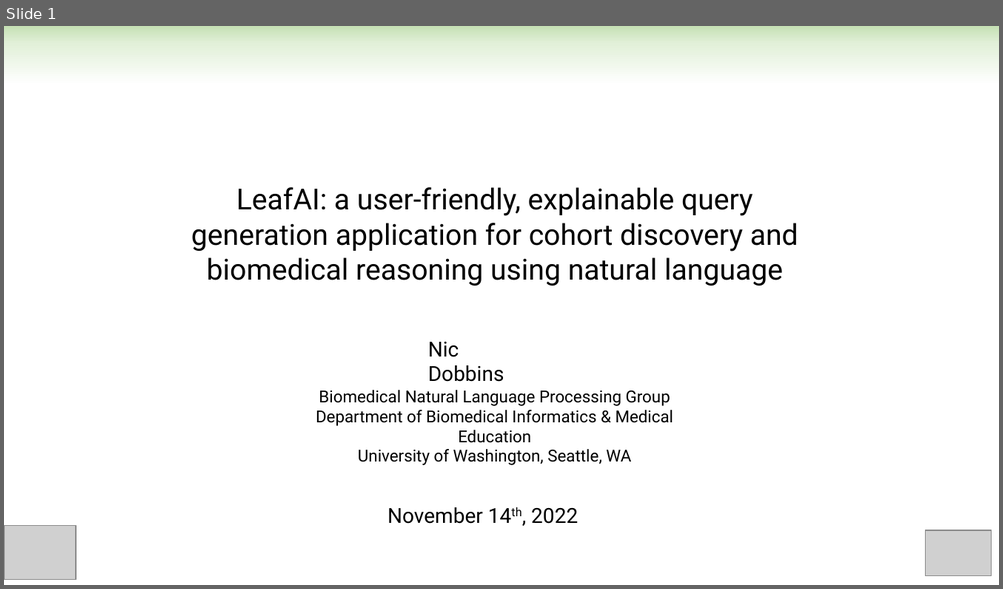
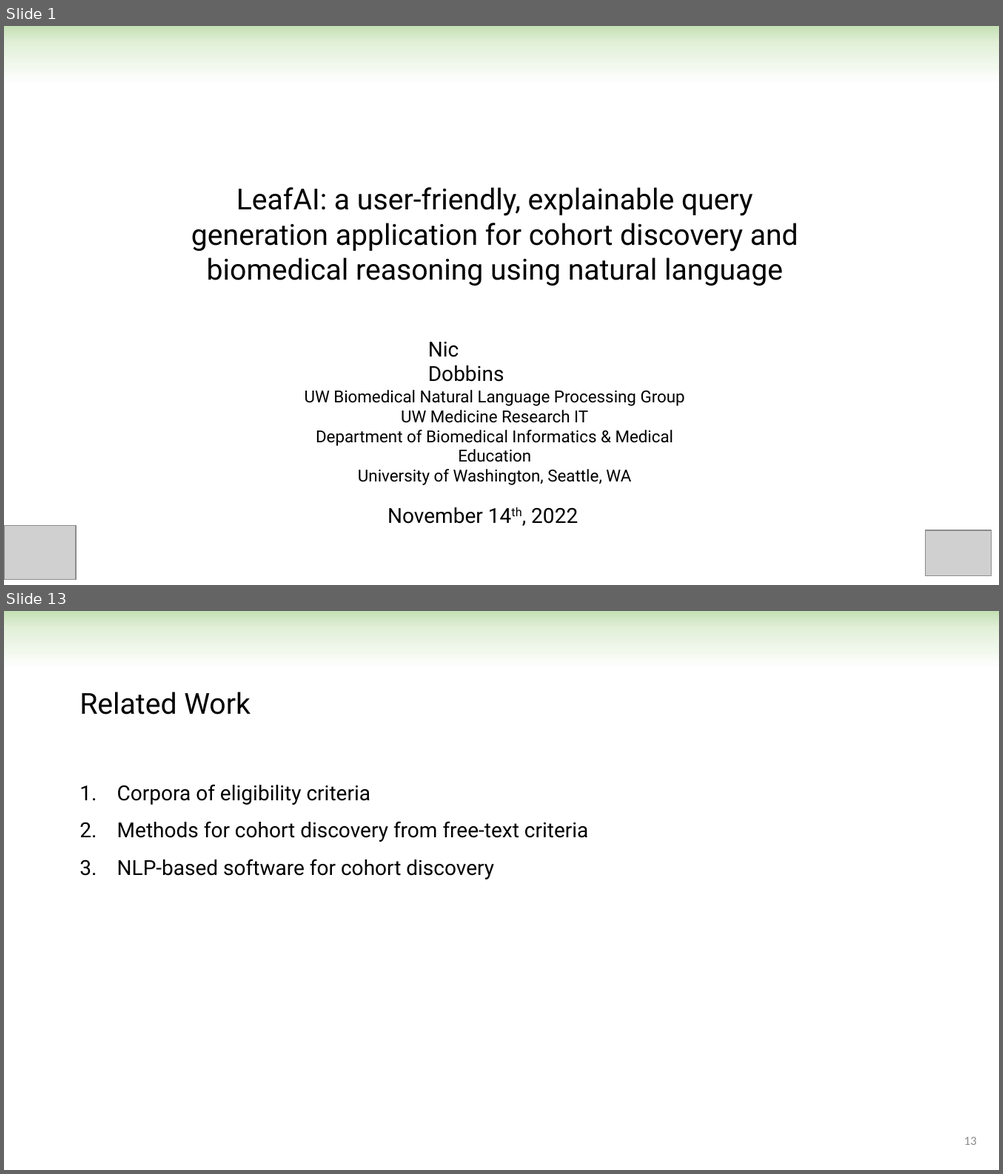
Before and after one commit to ndobb/dissertation, a slide deck: 4_general_exam/presentation/nic_dobbins_general_exam.pptx. Shown one above the other, each under a label of ours: slide 1 before the commit, slides 1 and 13 after it; the slides between them are not shown. The pictures are 1003x589 and 1003x1174 pixels, drawn with LibreOffice and Linux fonts; fonts in the diff are those of the drawing; grey boxes stand for pictures. Boxes give left, top, right and bottom in pixels: in the first picture for what was removed or moved away, otherwise in the second. Text is boxed around its words. In the diff, an @@ line names an element or a change of style, - is before the commit and + after.

```diff
--- a/4_general_exam/presentation/nic_dobbins_general_exam.pptx
+++ b/4_general_exam/presentation/nic_dobbins_general_exam.pptx
@@ slide 13 added at [4, 611, 999, 1170], background #FFFFFF; not listed: 1 template element that a slide beside it also shows @@
@@ text added at [79, 692, 250, 715], 28 pt, text #000000 @@
+Related Work
@@ text added at [117, 784, 588, 880], 20 pt, text #000000 @@
+1. Corpora of eligibility criteria
+2. Methods for cohort discovery from free-text criteria
+3. NLP-based software for cohort discovery
@@ page number added at [964, 1137, 976, 1145], 12 pt, text #8C8C8C @@
+13
@@ slide 1 changed as well @@
@@ text at [304, 390, 685, 463]: text changed @@
-Biomedical Natural Language Processing Group
-Department of Biomedical Informatics & Medical Education
+UW Biomedical Natural Language Processing Group
+UW Medicine Research IT
+Department of Biomedical Informatics & Medical Education
```
Also in this commit, not shown: 1 other slide changed, 26 other slides added, 3 slides removed, 3 other files.
